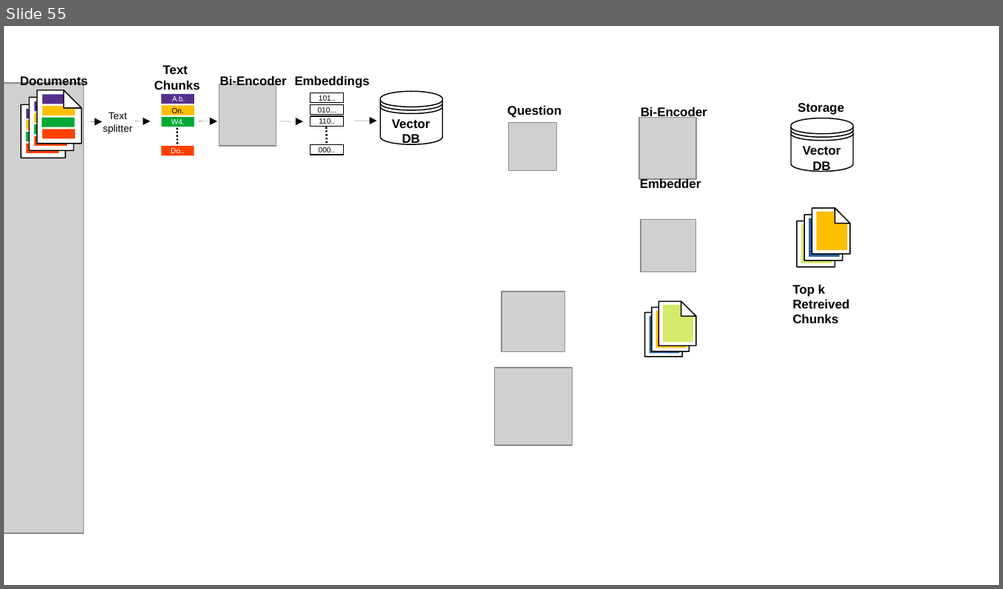
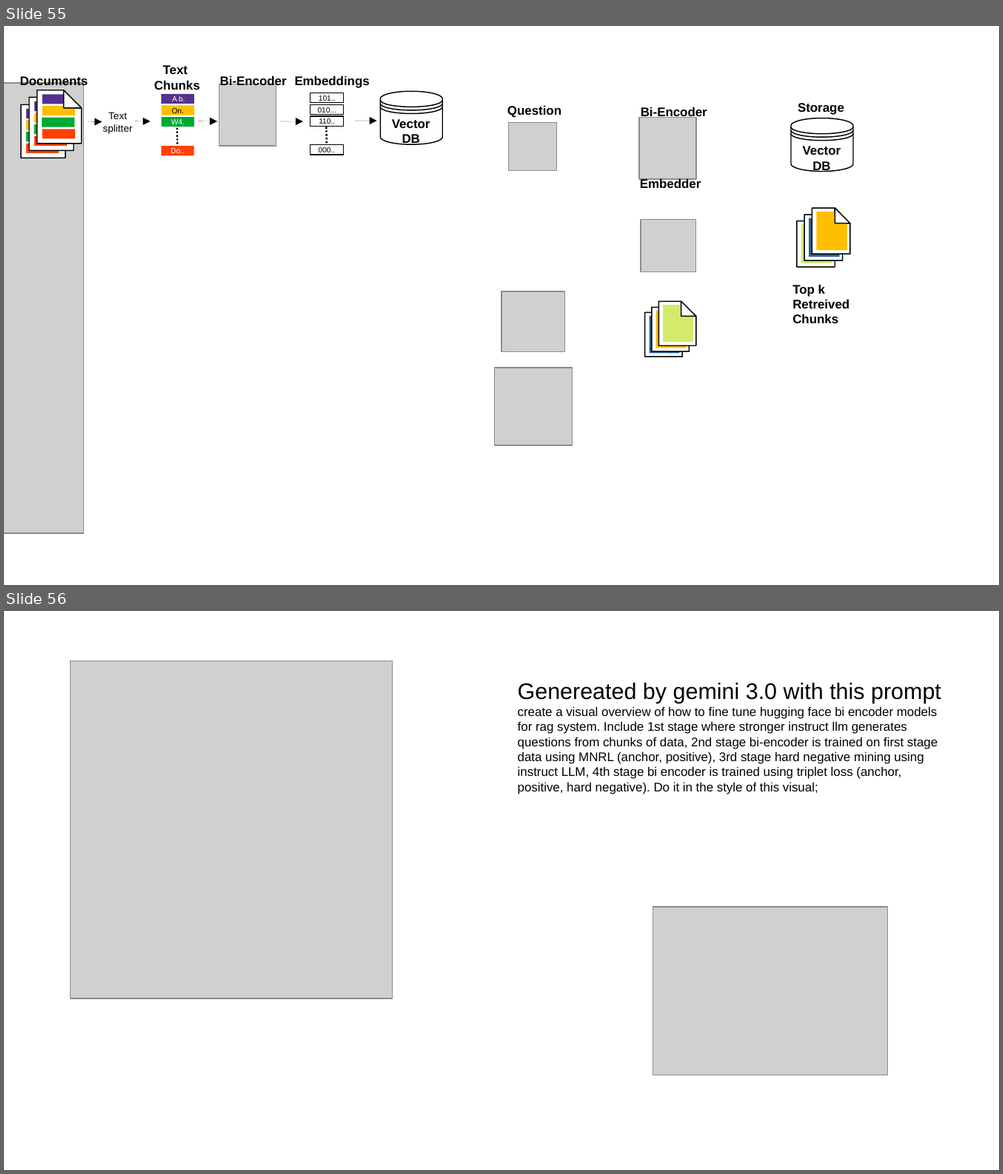
Before and after one commit to CNUClasses/CPSC471, a slide deck: content/lectures/illustration_ppt/illustrations.odp. Shown one above the other, each under a label of ours: slide 55 before the commit, slides 55 and 56 after it. The pictures are 1003x589 and 1003x1174 pixels, drawn with LibreOffice and Linux fonts; fonts in the diff are those of the drawing; grey boxes stand for pictures. Boxes give left, top, right and bottom in pixels: in the first picture for what was removed or moved away, otherwise in the second. Text is boxed around its words. In the diff, an @@ line names an element or a change of style, - is before the commit and + after.

Commit message:
lecture

```diff
--- a/content/lectures/illustration_ppt/illustrations.odp
+++ b/content/lectures/illustration_ppt/illustrations.odp
@@ slide 56 added at [4, 611, 999, 1170], background #FFFFFF @@
@@ picture added at [70, 661, 392, 999] @@
@@ text added at [518, 683, 941, 795], 10 pt, text #000000 @@
+Genereated by gemini 3.0 with this prompt
+create a visual overview of how to fine tune hugging face bi encoder models for rag system. Include 1st stage where stronger instruct llm generates questions from chunks of data, 2nd stage bi-encoder is trained on first stage data using MNRL (anchor, positive), 3rd stage hard negative mining using instruct LLM, 4th stage bi encoder is trained using triplet loss (anchor, positive, hard negative). Do it in the style of this visual;
@@ picture added at [653, 907, 888, 1075] @@
```
Also in this commit, not shown: 1 slide changed, 1 other slide added, 3 other files.
